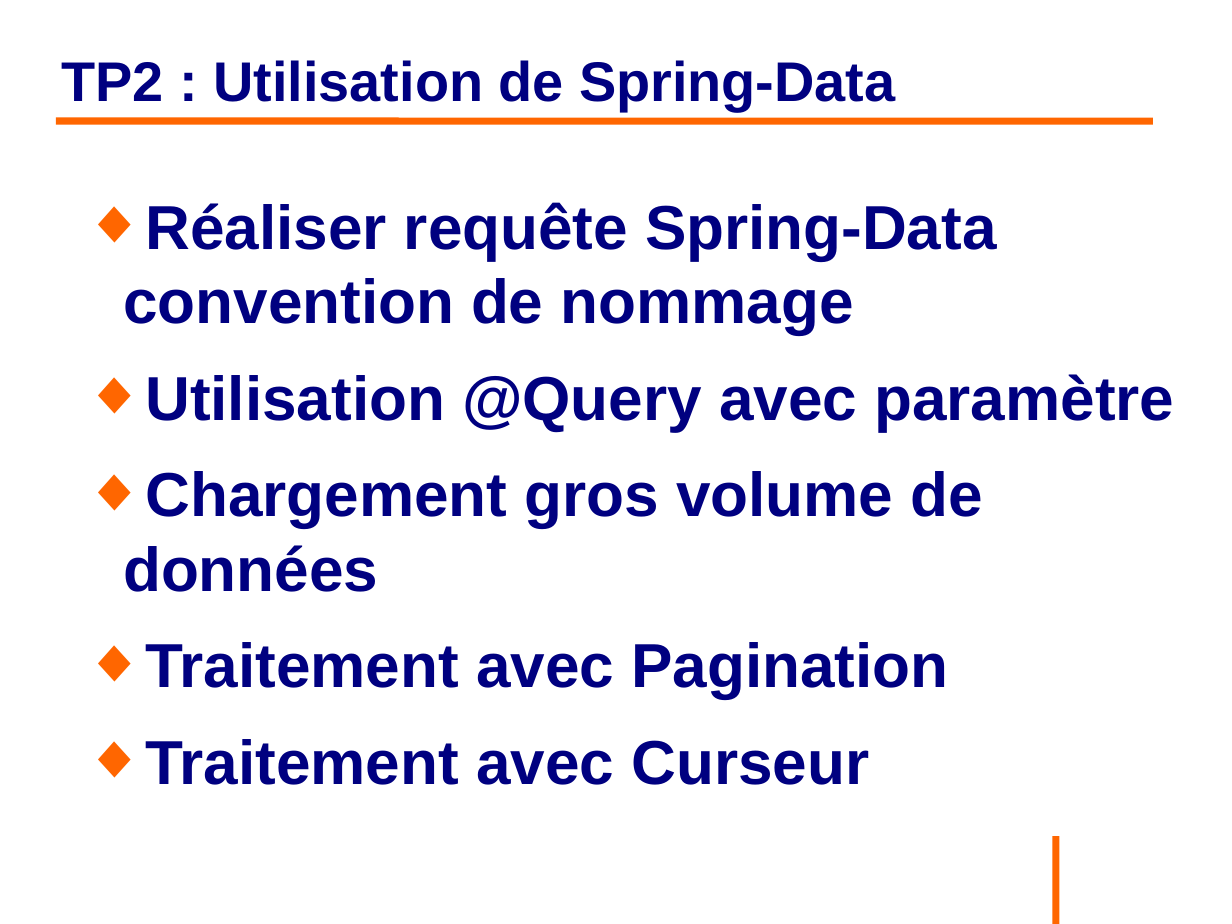
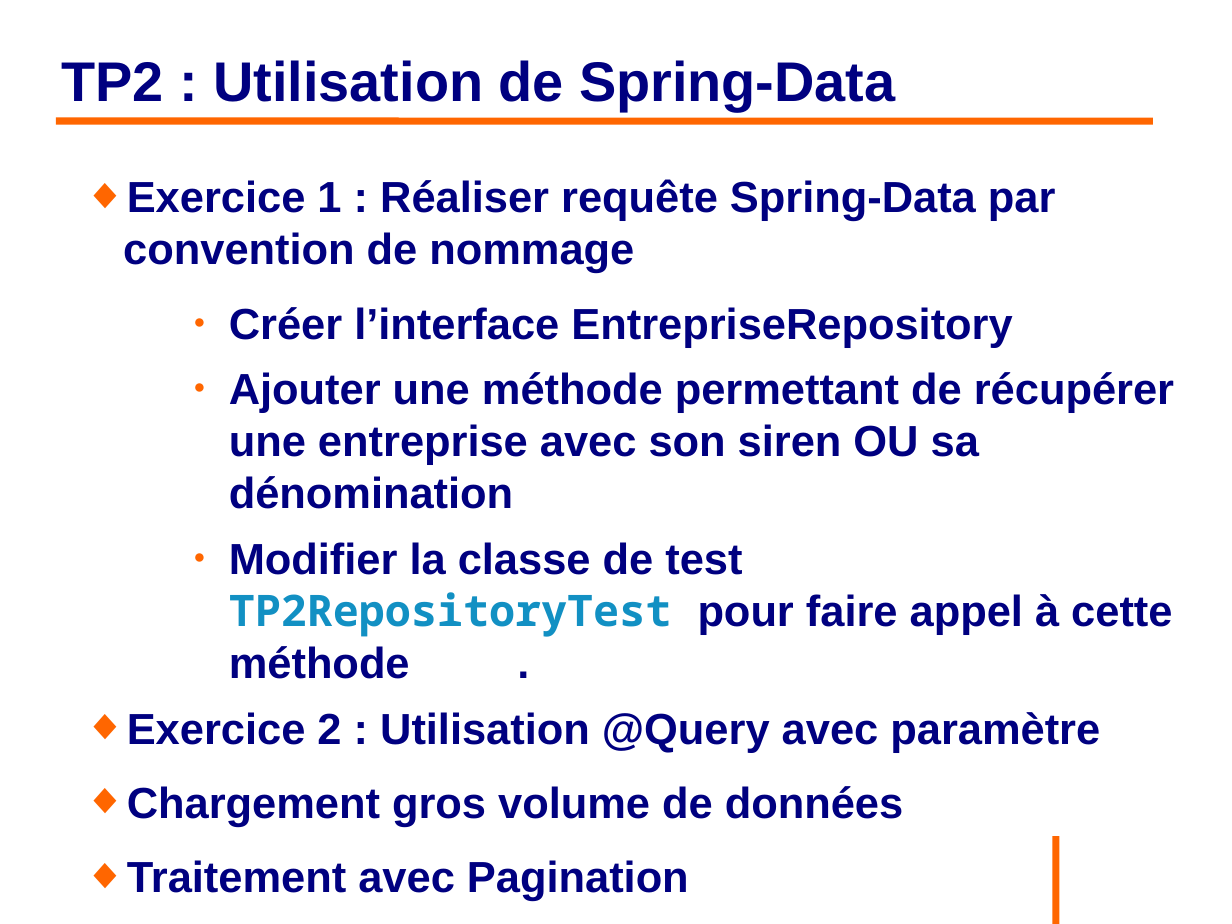
Before and after one commit to philphils/formation-hibernate-avancee, a slide deck: slide 39 of Documentation/diapo_formation_hibernate_avancee.odp. Drawn at 1232x924 pixels with LibreOffice and Linux fonts; fonts in the diff are those of the drawing; background and template pictures are left out. Boxes give left, top, right and bottom in pixels: in the first picture for what was removed or moved away, otherwise in the second. Text is boxed around its words. In the diff, an @@ line names an element or a change of style, - is before the commit and + after.

Commit message:
Fin diapo Srping-Data

```diff
--- a/Documentation/diapo_formation_hibernate_avancee.odp
+++ b/Documentation/diapo_formation_hibernate_avancee.odp
@@ text at <box>123,179,1174,753</box>: text changed; size 40 to 28 pt @@
-◆ Réaliser requête Spring-Data convention de nommage
-◆ Utilisation @Query avec paramètre
+◆ Exercice 1 : Réaliser requête Spring-Data par convention de nommage
+    ● Créer l’interface EntrepriseRepository
+    ● Ajouter une méthode permettant de récupérer une entreprise avec son siren OU sa dénomination
+    ● Modifier la classe de test TP2RepositoryTest pour faire appel à cette méthode .
+◆ Exercice 2 : Utilisation @Query avec paramètre
@@ text at <box>127,786,903,901</box>: size 40 to 28 pt in "Chargement gros volume de données", "Traitement avec Pagination", "Traitement avec Curseur" @@
```
Also in this commit, not shown: 1 other slide changed.
